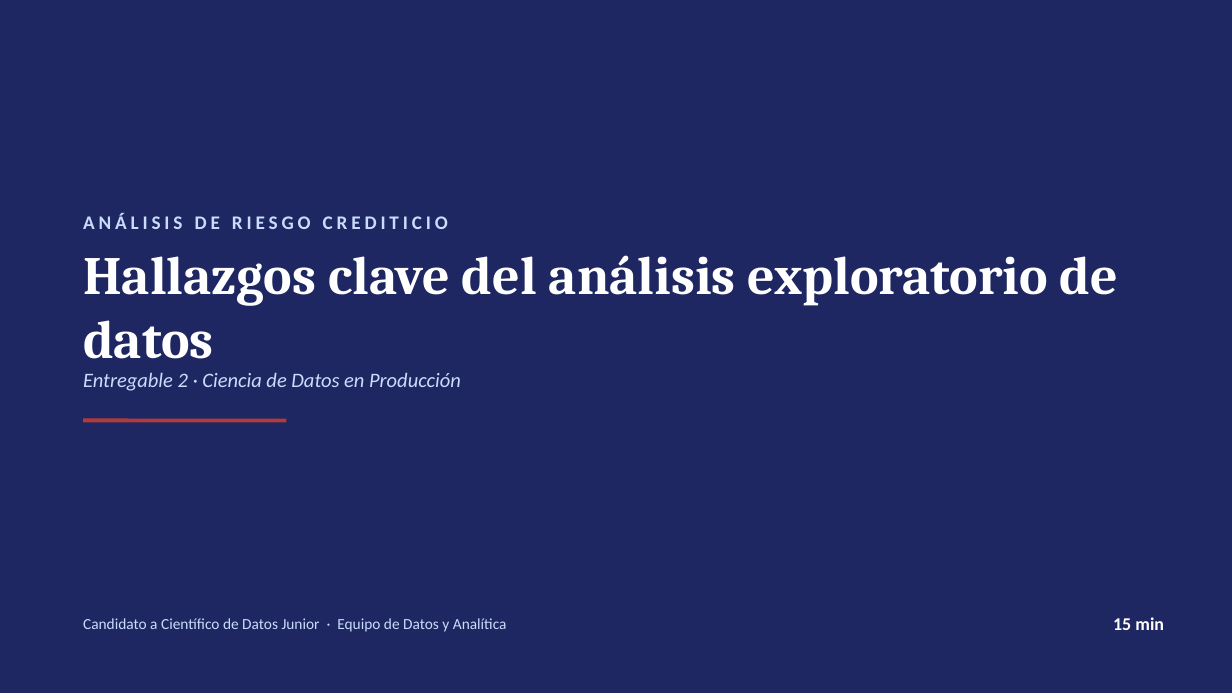
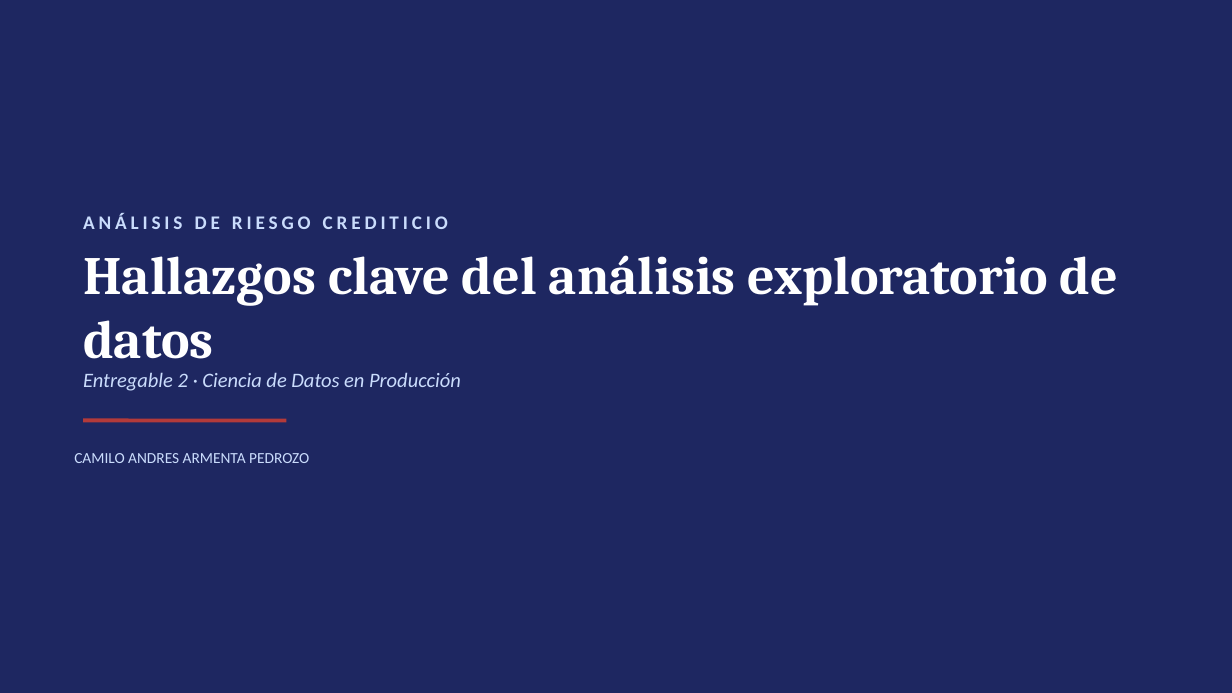
Before and after one commit to papiarcacamilo/MLOPS_CURSE, a slide deck: slide 1 of PRESENTACION.pptx. Drawn at 1232x693 pixels with LibreOffice and Linux fonts; fonts in the diff are those of the drawing. Boxes give left, top, right and bottom in pixels: in the first picture for what was removed or moved away, otherwise in the second. Text is boxed around its words. In the diff, an @@ line names an element or a change of style, - is before the commit and + after.

```diff
--- a/PRESENTACION.pptx
+++ b/PRESENTACION.pptx
@@ text added at [74, 453, 309, 463], 12 pt, text #CADCFC @@
+CAMILO ANDRES ARMENTA PEDROZO
@@ text removed at [83, 618, 507, 632] @@
-Candidato a Científico de Datos Junior · Equipo de Datos y Analítica
@@ text removed at [1113, 617, 1164, 630] @@
-15 min
```
Also in this commit, not shown: 11 other slides changed, 1 other file.
